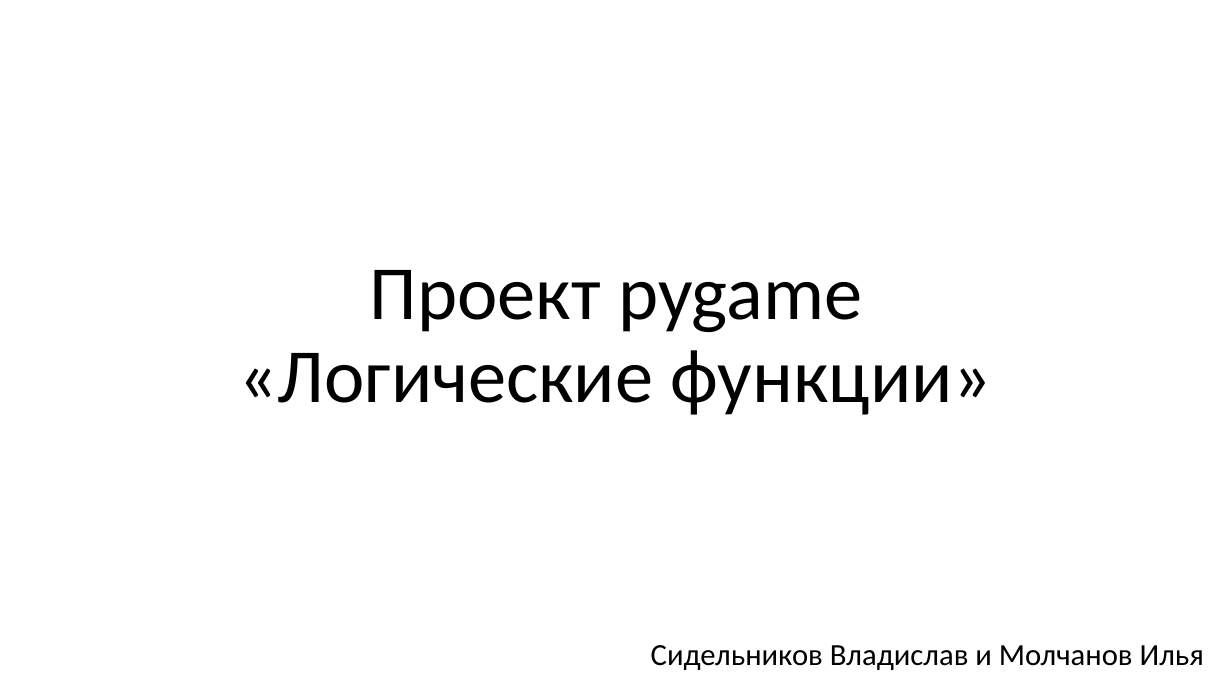
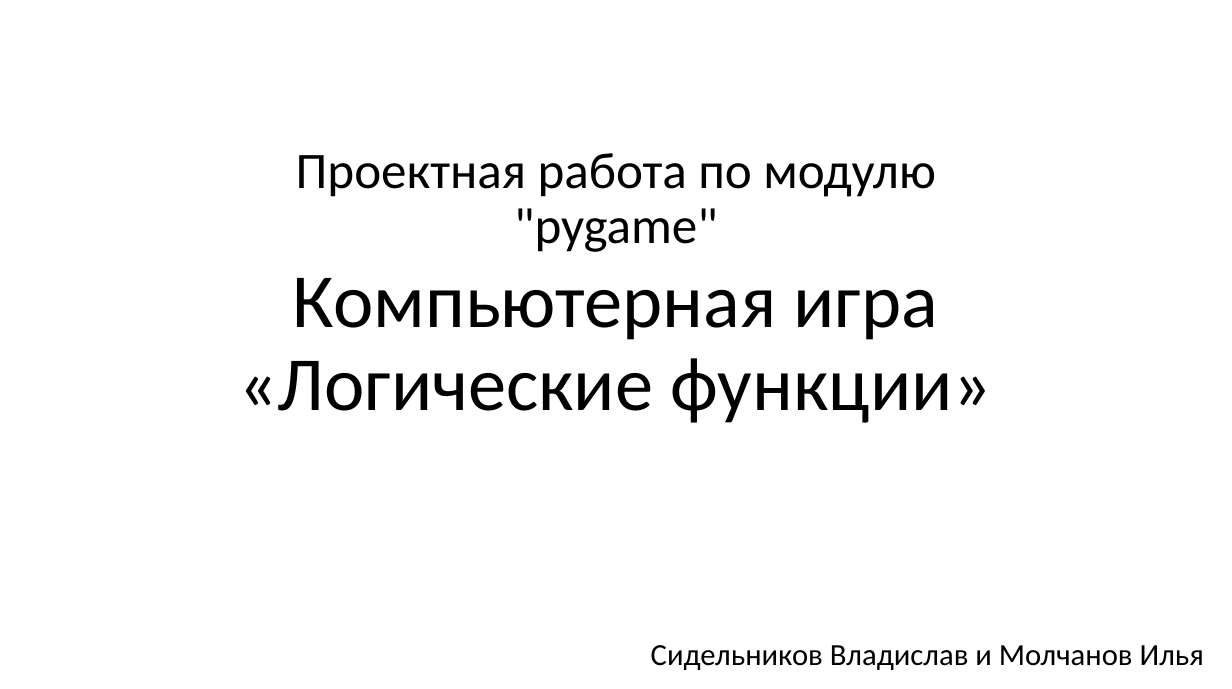
Before and after one commit to creativepix/Pygame_Logic_Functions, a slide deck: slide 1 of presentation.pptx. Drawn at 1232x689 pixels with LibreOffice and Linux fonts; fonts in the diff are those of the drawing; background and template pictures are left out. Boxes give left, top, right and bottom in pixels: in the first picture for what was removed or moved away, otherwise in the second. Text is boxed around its words. In the diff, an @@ line names an element or a change of style, - is before the commit and + after.

```diff
--- a/presentation.pptx
+++ b/presentation.pptx
@@ text added at bbox=[296, 153, 936, 252], 40 pt, text #000000 @@
+Проектная работа по модулю "pygame"
@@ title "Компьютерная игра «Логические функции»" at bbox=[239, 278, 992, 423]: vertical alignment bottom to middle @@
@@ title at bbox=[239, 278, 992, 423]: text changed @@
-Проект pygame
-«Логические функции»
+Компьютерная игра
+«Логические функции»
```
Also in this commit, not shown: 2 other slides changed.
